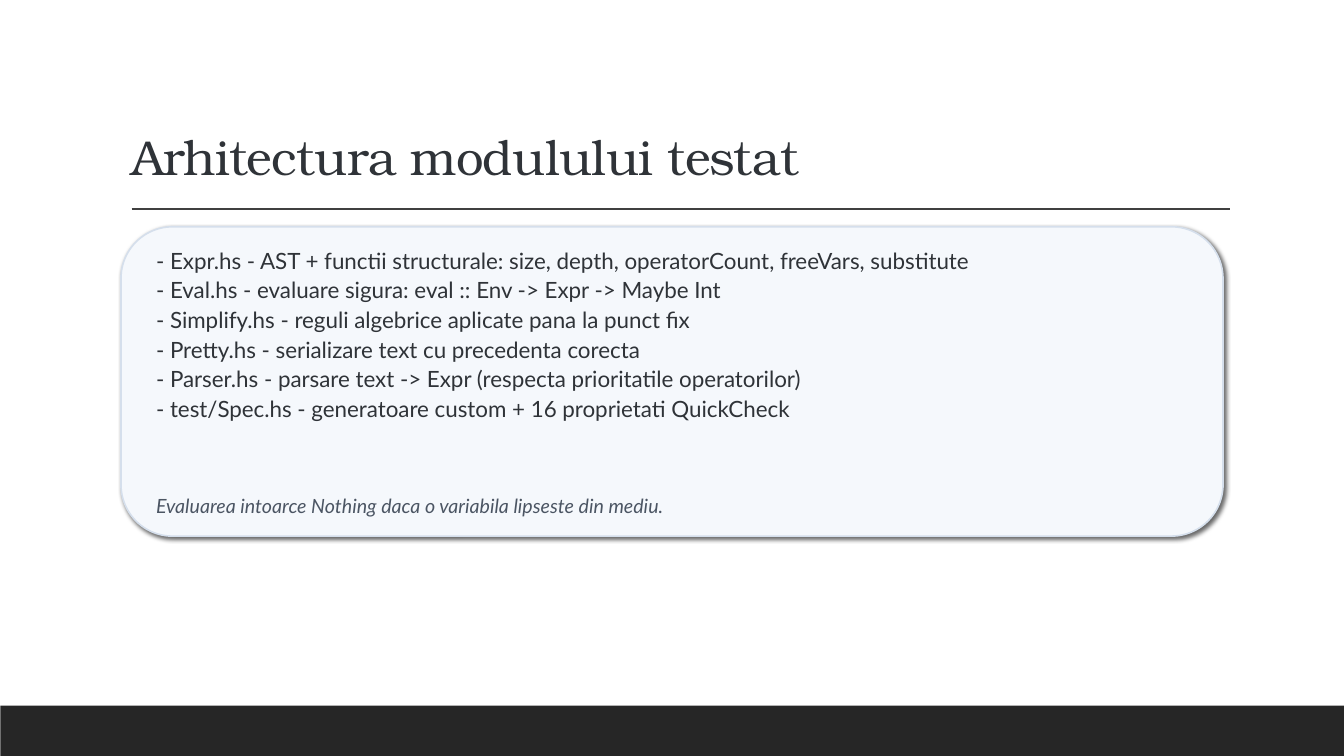
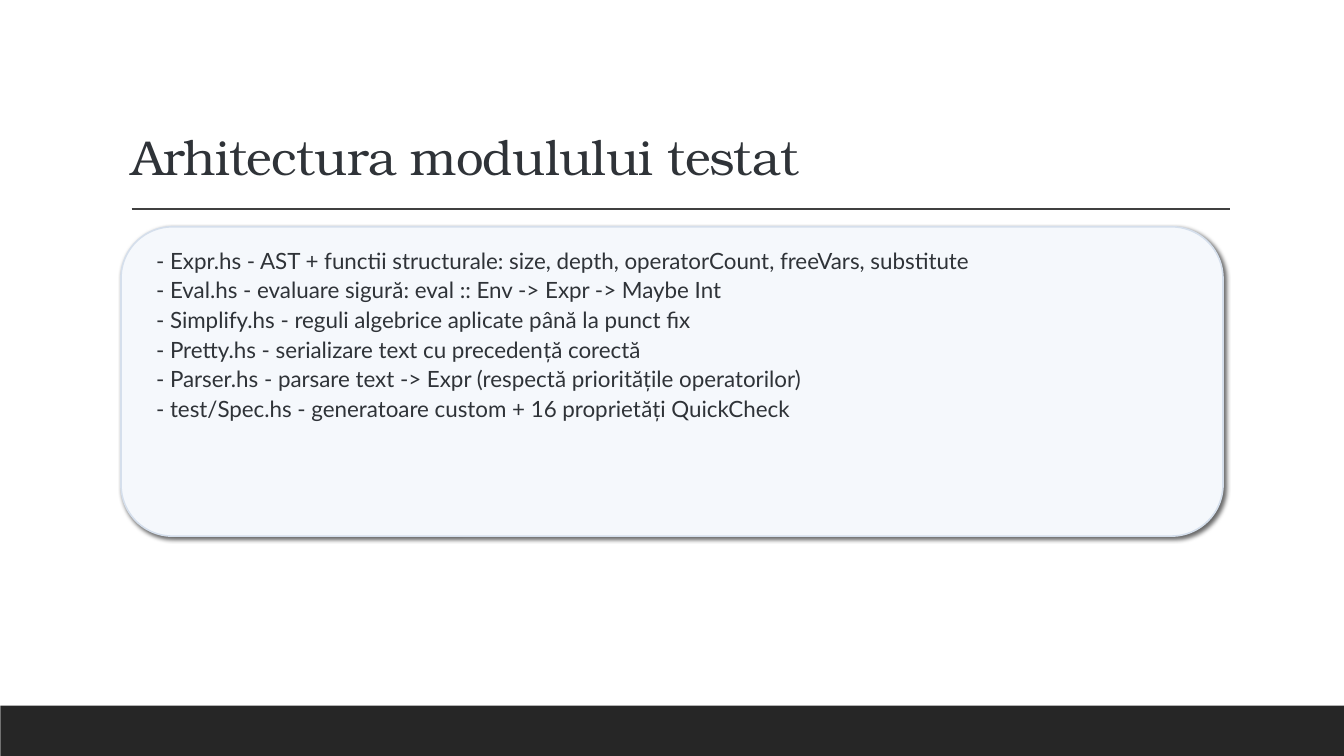
Before and after one commit to alexandrunite/MFIS_Project, a slide deck: slide 6 of Testarea property-based folosind QuickCheck.pptx. Drawn at 1344x756 pixels with LibreOffice and Linux fonts; fonts in the diff are those of the drawing. Boxes give left, top, right and bottom in pixels: in the first picture for what was removed or moved away, otherwise in the second. Text is boxed around its words. In the diff, an @@ line names an element or a change of style, - is before the commit and + after.

```diff
--- a/Testarea property-based folosind QuickCheck.pptx
+++ b/Testarea property-based folosind QuickCheck.pptx
@@ text at (x1=170, y1=281, x2=801, y2=422): text changed @@
-- Eval.hs - evaluare sigura: eval :: Env -> Expr -> Maybe Int
-- Simplify.hs - reguli algebrice aplicate pana la punct fix
-- Pretty.hs - serializare text cu precedenta corecta
-- Parser.hs - parsare text -> Expr (respecta prioritatile operatorilor)
-- test/Spec.hs - generatoare custom + 16 proprietati QuickCheck
+- Eval.hs - evaluare sigură: eval :: Env -> Expr -> Maybe Int
+- Simplify.hs - reguli algebrice aplicate până la punct fix
+- Pretty.hs - serializare text cu precedență corectă
+- Parser.hs - parsare text -> Expr (respectă prioritățile operatorilor)
+- test/Spec.hs - generatoare custom + 16 proprietăți QuickCheck
@@ text removed at (x1=156, y1=498, x2=664, y2=517) @@
-Evaluarea intoarce Nothing daca o variabila lipseste din mediu.
```
Also in this commit, not shown: 15 other slides changed, 1 slide added, 8 other files.
